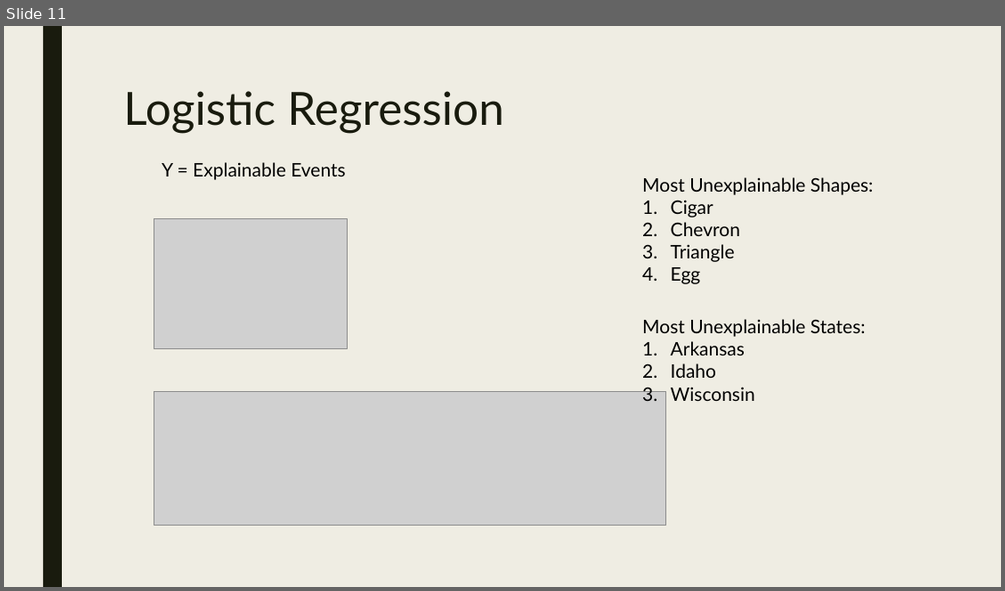
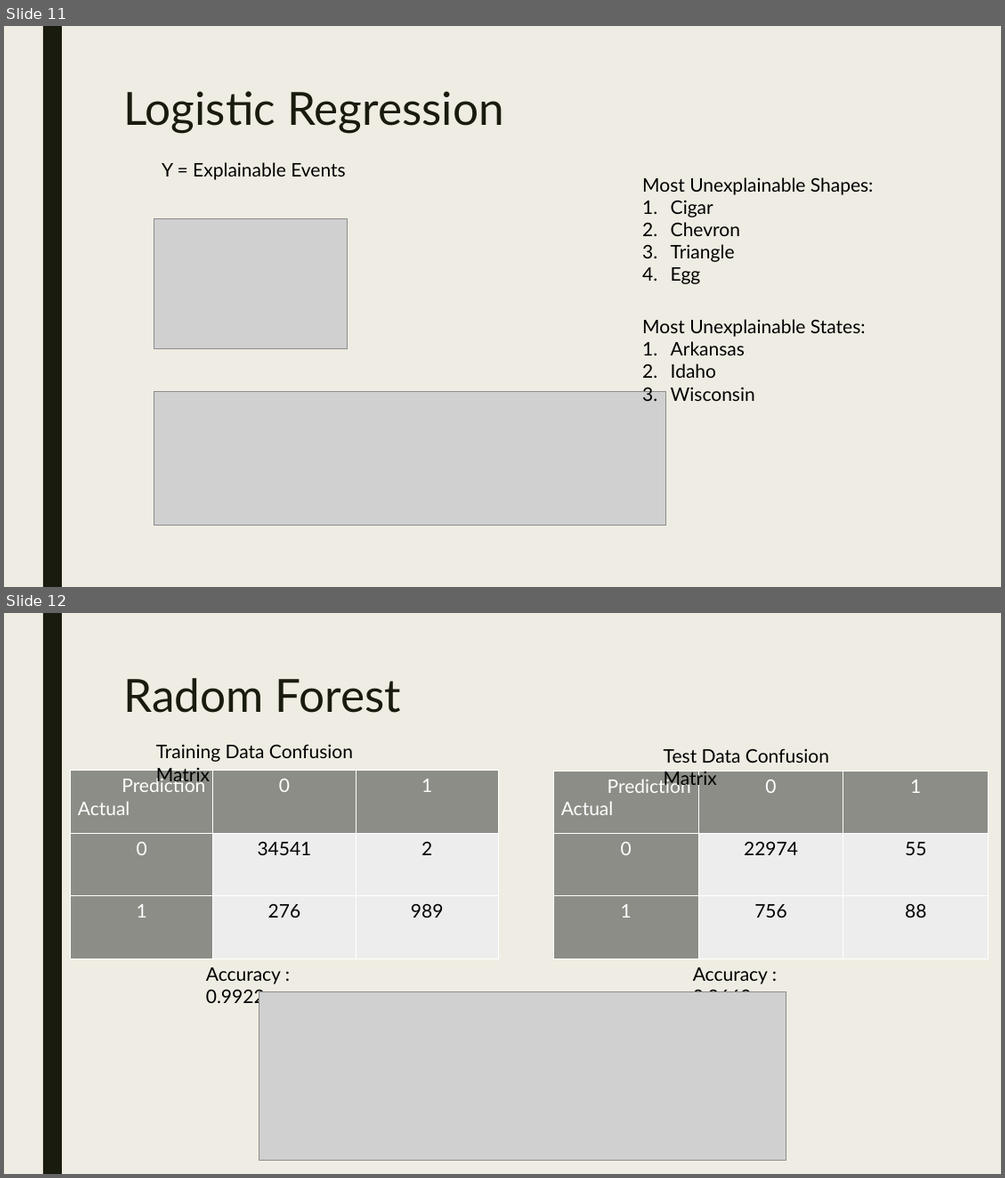
Before and after one commit to Preetikasri/UFO-Sightings-Analysis, a slide deck: ufo_presentation_v1.pptx. Shown one above the other, each under a label of ours: slide 11 before the commit, slides 11 and 12 after it. The pictures are 1005x591 and 1005x1178 pixels, drawn with LibreOffice and Linux fonts; fonts in the diff are those of the drawing; grey boxes stand for pictures. Boxes give left, top, right and bottom in pixels: in the first picture for what was removed or moved away, otherwise in the second. Text is boxed around its words. In the diff, an @@ line names an element or a change of style, - is before the commit and + after.

Commit message:
ADD: random forest to ppt

```diff
--- a/ufo_presentation_v1.pptx
+++ b/ufo_presentation_v1.pptx
@@ slide 12 added at (x1=4, y1=613, x2=1001, y2=1174), background #EFEDE3; not listed: 1 template element that a slide beside it also shows @@
@@ title added at (x1=123, y1=678, x2=401, y2=713), 44 pt, text #191B0E @@
+Radom Forest
@@ text added at (x1=156, y1=744, x2=353, y2=785), 18 pt, text #000000 @@
+Training Data Confusion Matrix
@@ table added at (x1=71, y1=771, x2=499, y2=959), 3 rows, 3 columns @@
+Prediction / Actual | 0 | 1
+0 | 34541 | 2
+1 | 276 | 989
@@ table added at (x1=554, y1=771, x2=989, y2=958), 3 rows, 3 columns @@
+Prediction / Actual | 0 | 1
+0 | 22974 | 55
+1 | 756 | 88
@@ text added at (x1=663, y1=748, x2=829, y2=789), 18 pt, text #000000 @@
+Test Data Confusion Matrix
@@ text added at (x1=206, y1=967, x2=281, y2=1007), 18 pt, text #000000 @@
+Accuracy : 0.9922
@@ text added at (x1=693, y1=967, x2=768, y2=992), 18 pt, text #000000 @@
+Accuracy : 0.9660
@@ picture added at (x1=259, y1=992, x2=786, y2=1160) @@
```
Also in this commit, not shown: 2 other slides added, 2 other files.
